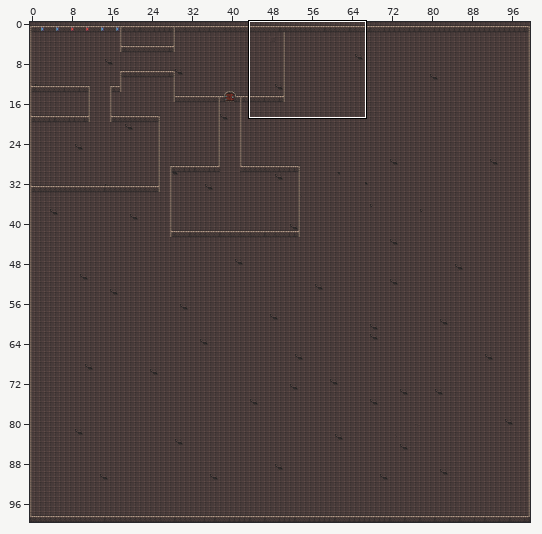
Level history. Tiled map: src/app/dungeon/resources/dungeon.tmx. The first picture is a wide view before the edit; the outline marks the close-up.
Close-up. Before:
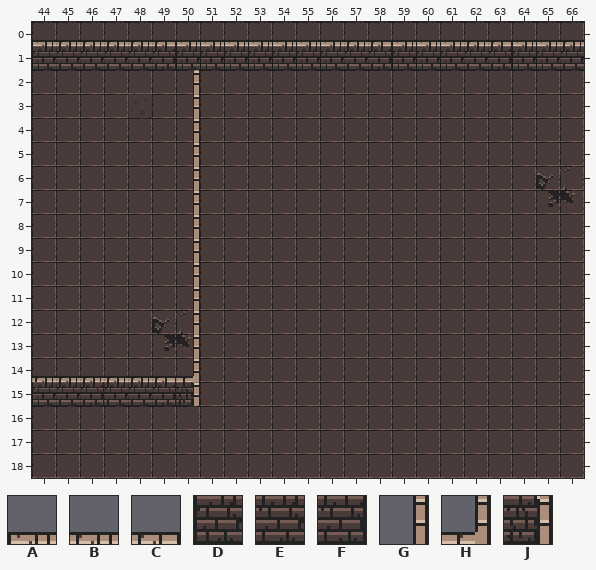
Cells are 16x16 px. Shown: x 44..66, y 0..18. The commit also changed other parts of the map, which this record leaves out.
Key: from "dungeon": A 1, B 2, C 3, D 11, E 12, F 13, G 80, H 84, J 94.
_ is an empty cell.
Layers that did not change in this view are not listed.
Layer "Walls" before, first column x 44:
 0 ABBBBCAAAAAAABCAAABCAAB
 1 DEEEEFDDDDDDDEFDDDEFDDE
 2 ______G________________
 3 ______G________________
 4 ______G________________
 5 ______G________________
 6 ______G________________
 7 ______G________________
 8 ______G________________
 9 ______G________________
10 ______G________________
11 ______G________________
12 ______G________________
13 ______G________________
14 BBBBBCH________________
15 DEFEEFJ________________
16 _______________________
17 _______________________
18 _______________________
New version:
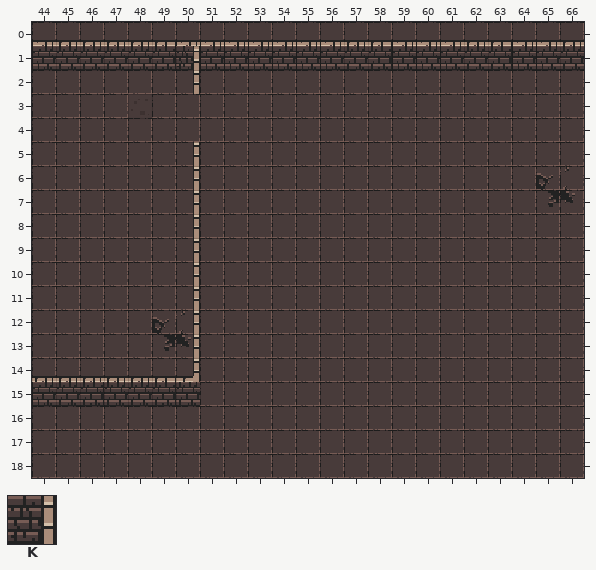
Further tiles: from "dungeon": K 83.
Diff:
Changed rows in their new state; . is an unchanged cell.
Layer "Walls":
first column x 50:
 1 K
 3 _
 4 _
first column x 50:
15 E
Where, in picture pixels (left, top, right, bottom), the same in both close-ups:
changed: (176, 46, 200, 70)
removed: (193, 94, 200, 142)
changed: (177, 382, 200, 406)
